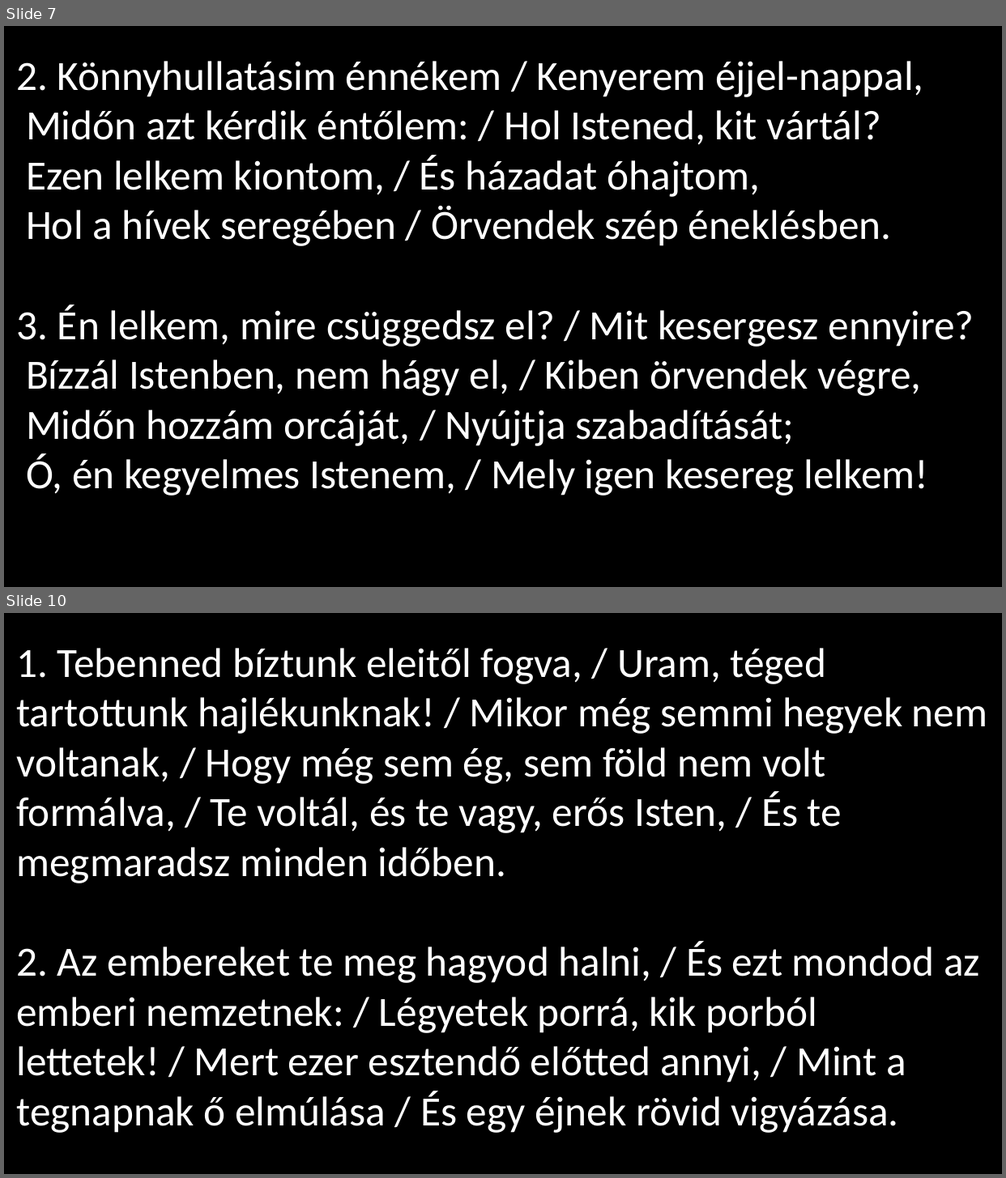
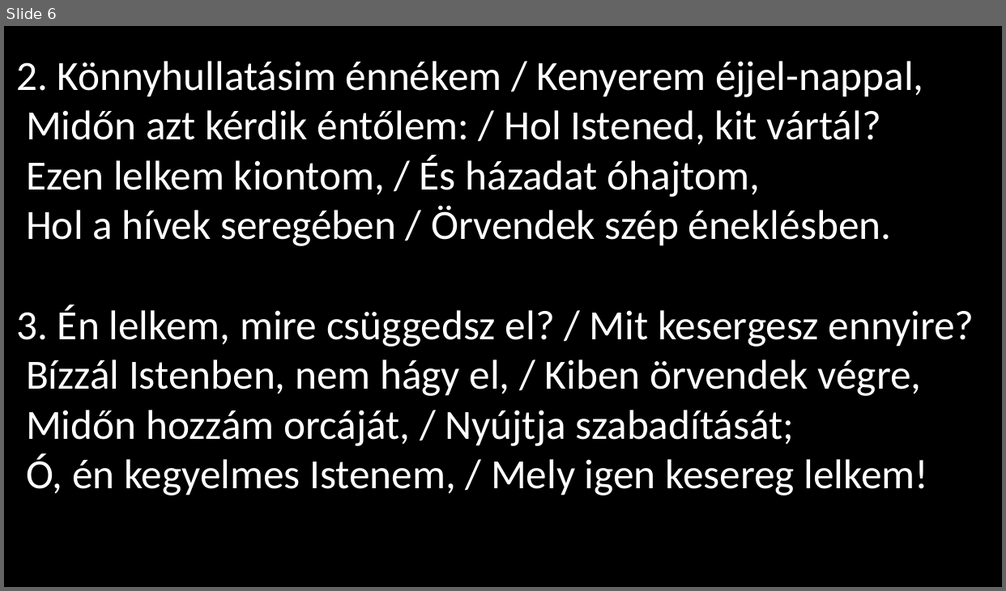
Before and after one commit to Neutron17/refppt, a slide deck: test.pptx. Shown one above the other, each under a label of ours: slides 7 and 10 before the commit, slide 6 after it; the slides between them are not shown. The pictures are 1006x1178 and 1006x591 pixels, drawn with LibreOffice and Linux fonts; fonts in the diff are those of the drawing. Boxes give left, top, right and bottom in pixels: in the first picture for what was removed or moved away, otherwise in the second. Text is boxed around its words. In the diff, an @@ line names an element or a change of style, - is before the commit and + after.

```diff
--- a/test.pptx
+++ b/test.pptx
@@ slide 10 removed at (x1=4, y1=613, x2=1002, y2=1174), background #000000 @@
@@ text removed at (x1=16, y1=648, x2=987, y2=1133) @@
-1. Tebenned bíztunk eleitől fogva, / Uram, téged tartottunk hajlékunknak! / Mikor még semmi hegyek nem voltanak, / Hogy még sem ég, sem föld nem volt formálva, / Te voltál, és te vagy, erős Isten, / És te megmaradsz minden időben.
-2. Az embereket te meg hagyod halni, / És ezt mondod az emberi nemzetnek: / Légyetek porrá, kik porból lettetek! / Mert ezer esztendő előtted annyi, / Mint a tegnapnak ő elmúlása / És egy éjnek rövid vigyázása.
@@ what was slide 7 is now slide 6 @@
```
Also in this commit, not shown: 3 slides changed, 6 slides added, 5 other slides removed, 6 other files.
